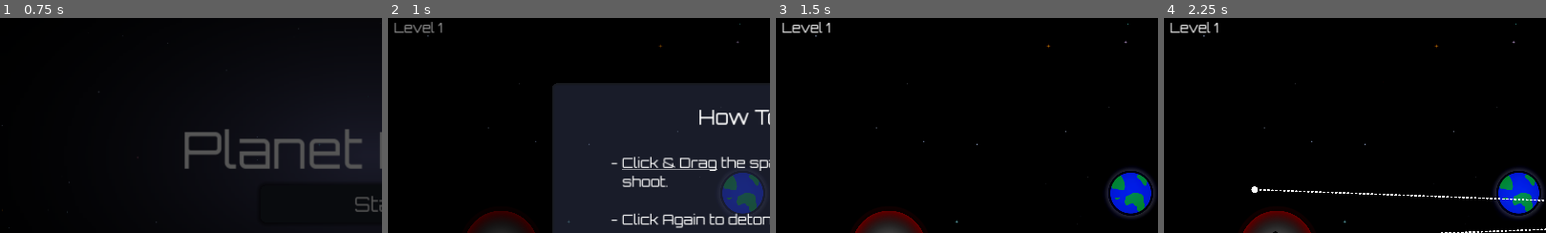
Above: before the commit, frames 1-4 (left to right).
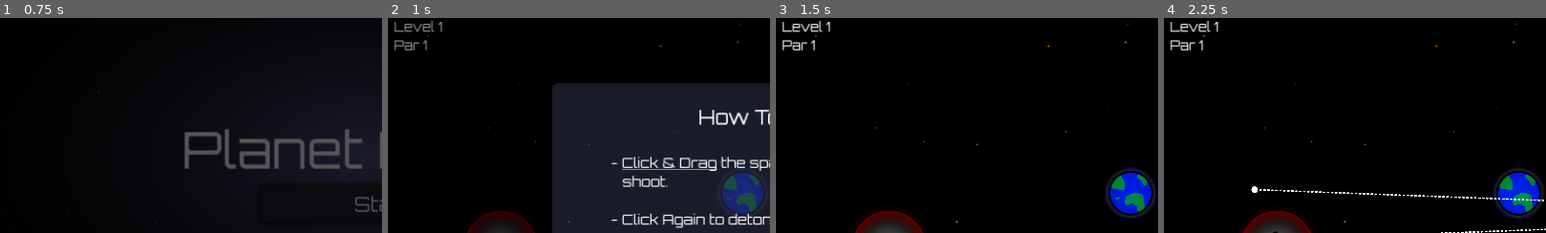
Above: after the commit, the same moments.

Repository: Afterglow375/godot_jam_03
Game: Godot game, scene res://scenes/ui/main_menu.tscn
Two runs of this game, one before a commit and one after it. Both use one fixed random seed, a clock stepped at 60 frames per second and the inputs below.
Inputs (mouse positions are % of the whole screen's width and height, from its top left):
- Up to frame 1 (0.75 s): click "Start" at 0.5 s
- Up to frame 2 (1 s): no input
- Up to frame 3 (1.5 s): click "Got it!" at 1.25 s
- Up to frame 4 (2.25 s): tap Enter at 2 s; drag from (15, 53) to (78, 58) at 2.02 s
The pictures show only the part of the screen within x 0-50%, y 0-50%; the shares and areas given below are measured in that part.

Frame 1 is identical in both runs. In frame 2, 0.5% of the frame differs, in the area x 1-15%, y 1-16%; in frame 3, 0.5%; in frame 4, 0.5%.

Commit message:
add pars for each level

Diff:
--- a/scenes/ui/HUD.tscn
+++ b/scenes/ui/HUD.tscn
@@ -84,7 +84,10 @@
 theme_override_constants/margin_left = 30
 theme_override_constants/margin_top = 0
 
-[node name="LevelLabel" type="Label" parent="LevelContainer"]
+[node name="VBoxContainer" type="VBoxContainer" parent="LevelContainer"]
+layout_mode = 2
+
+[node name="LevelLabel" type="Label" parent="LevelContainer/VBoxContainer"]
 custom_minimum_size = Vector2(300, 0)
 layout_mode = 2
 theme_override_colors/font_outline_color = Color(0, 0, 0, 1)
@@ -92,3 +95,12 @@
 theme_override_font_sizes/font_size = 64
 text = "Level 1"
 vertical_alignment = 1
+
+[node name="ParLabel" type="Label" parent="LevelContainer/VBoxContainer"]
+custom_minimum_size = Vector2(300, 0)
+layout_mode = 2
+theme_override_colors/font_outline_color = Color(0, 0, 0, 1)
+theme_override_constants/outline_size = 10
+theme_override_font_sizes/font_size = 64
+text = "Par: 0"
+vertical_alignment = 1
--- a/scenes/ui/win_popup.tscn
+++ b/scenes/ui/win_popup.tscn
@@ -44,6 +44,13 @@
 layout_mode = 2
 text = "Shots: 0"
 
+[node name="ParPenaltyLabel" type="RichTextLabel" parent="Panel/VBoxContainer"]
+custom_minimum_size = Vector2(0, 140)
+layout_mode = 2
+theme_override_font_sizes/normal_font_size = 99
+bbcode_enabled = true
+text = "Par Penalty: 0"
+
 [node name="AccuracyLabel" type="Label" parent="Panel/VBoxContainer"]
 layout_mode = 2
 text = "Accuracy: 0"
--- a/scripts/systems/game_manager.gd
+++ b/scripts/systems/game_manager.gd
@@ -13,6 +13,21 @@
 
 # Settings file path
 const SETTINGS_FILE: String = "user://settings.cfg"
+
+# Level number : par for that level
+const LEVEL_PARS = {
+	1: 1,
+	2: 2,
+	3: 1,
+	4: 2,
+	5: 2,
+	6: 3,
+	7: 2,
+	8: 2,
+	9: 1,
+	10: 1,
+	11: 3,
+}
 
 # Called when the node enters the scene tree for the first time
 func _ready() -> void:
--- a/scripts/systems/level.gd
+++ b/scripts/systems/level.gd
@@ -4,6 +4,8 @@
 var accuracy_score: int = 0
 var level_finished: bool = false
 var bonus_points: int = 0
+var total_score: int = 0
+var par_penalty: int = 0
 
 @onready var hud = $UI/HUD
 @onready var charge_bar = $UI/HUD/MarginContainer/VBoxContainer/MarginContainer/ChargeBar
@@ -78,8 +80,13 @@
 # Calculate the final score based on number of shots and accuracy
 func calculate_final_score(accuracy_score: int) -> int:
 	self.accuracy_score = accuracy_score
-	var final_score = round(accuracy_score / num_shots)
-	return final_score
+	var base_score = accuracy_score + bonus_points
+	var par = get_current_level_par()
+	var shots_over_par = max(0, num_shots - par)
+	par_penalty = shots_over_par * 25
+	total_score = max(0, base_score - par_penalty)
+
+	return total_score
 
 func level_won() -> void:
 	if level_finished:
@@ -95,7 +102,7 @@
 
 	# Wait a short moment to ensure bonus points are calculated
 	await get_tree().create_timer(0.1).timeout
-	win_popup.show_victory_screen(num_shots, accuracy_score, bonus_points)
+	win_popup.show_victory_screen(num_shots, accuracy_score, bonus_points, total_score, par_penalty)
 
 func _on_next_level():
 	var next_level_path = get_next_level_path()
@@ -126,9 +133,11 @@
 	bonus_points = points
 
 func update_level_labels(level_number: int) -> void:
-	var level_label: Label = $UI/HUD/LevelContainer/LevelLabel
+	var level_label: Label = $UI/HUD/LevelContainer/VBoxContainer/LevelLabel
+	var par_label: Label = $UI/HUD/LevelContainer/VBoxContainer/ParLabel
 
 	level_label.text = "Level " + str(level_number)
+	par_label.text = "Par " + str(get_current_level_par())
 
 	# Also update the win popup label
 	var win_label: Label = $UI/WinPopup/Panel/VBoxContainer/Label
@@ -145,3 +154,8 @@
 			level_number = parts[1].to_int()
 
 	return level_number
+
+# Get the par for the current level
+func get_current_level_par() -> int:
+	var level_number = get_current_level_number()
+	return GameManager.LEVEL_PARS.get(level_number, 0)  # Return 0 if level number not found
--- a/scripts/ui/win_popup.gd
+++ b/scripts/ui/win_popup.gd
@@ -10,12 +10,12 @@
 func _ready():
 	hide()
 
-func show_victory_screen(shot_count: int, accuracy_score: int, bonus_score: int) -> void:
+func show_victory_screen(shot_count: int, accuracy_score: int, bonus_score: int, total_score: int, par_penalty: int) -> void:
 	emit_signal("victory_achieved")
 	show()
-	animate_scores(shot_count, accuracy_score, bonus_score)
+	animate_scores(shot_count, accuracy_score, bonus_score, total_score, par_penalty)
 
-func animate_scores(shot_count: int, accuracy_score: int, bonus_score: int) -> void:
+func animate_scores(shot_count: int, accuracy_score: int, bonus_score: int, total_score: int, par_penalty: int) -> void:
 	# Kill any existing tween
 	if tween != null:
 		tween.kill()
@@ -28,6 +28,14 @@
 	tween.tween_method(
 		func(value): shots_label.text = "Shots Taken: " + str(round(value)),
 		0.0, shot_count, tween_duration
+	)
+
+	var penalty_label = $Panel/VBoxContainer/ParPenaltyLabel
+	penalty_label.text = "Par Penalty: 0"
+	tween.tween_method(
+		func(value):
+			var color = "[color=crimson]" if par_penalty > 0 else "[color=white]"
+			penalty_label.text = "Par Penalty: " + color + str(round(value)) + "[/color]", 0.0, par_penalty, tween_duration
 	)
 
 	# Animate accuracy score
@@ -47,7 +55,6 @@
 	)
 
 	# Animate total score after all other scores are done
-	var total_score = 0 if shot_count == 0 else round(accuracy_score / shot_count) + bonus_score
 	var total_label = $Panel/VBoxContainer/TotalScoreLabel
 	total_label.text = "Total Score: 0"
 	tween.tween_method(
